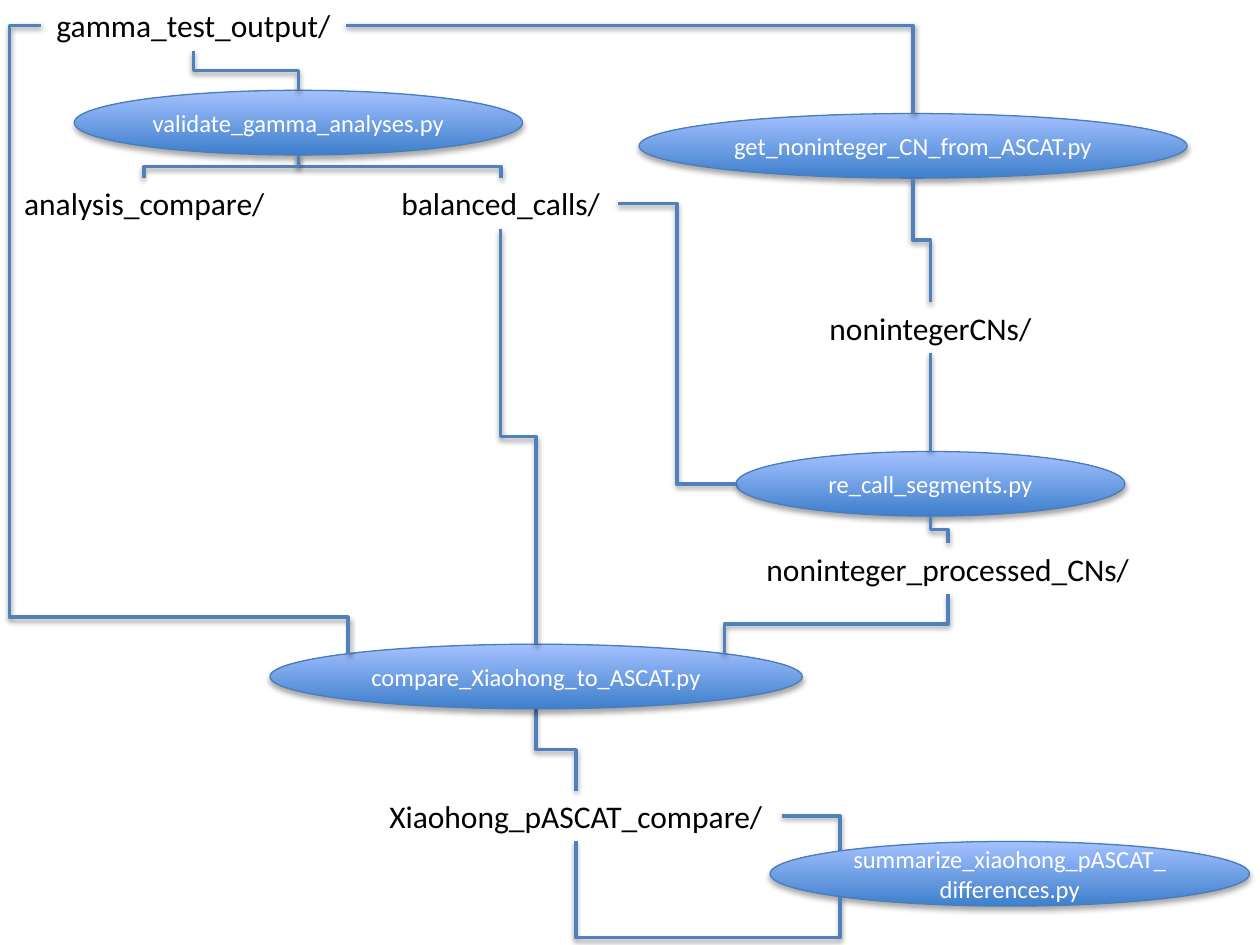
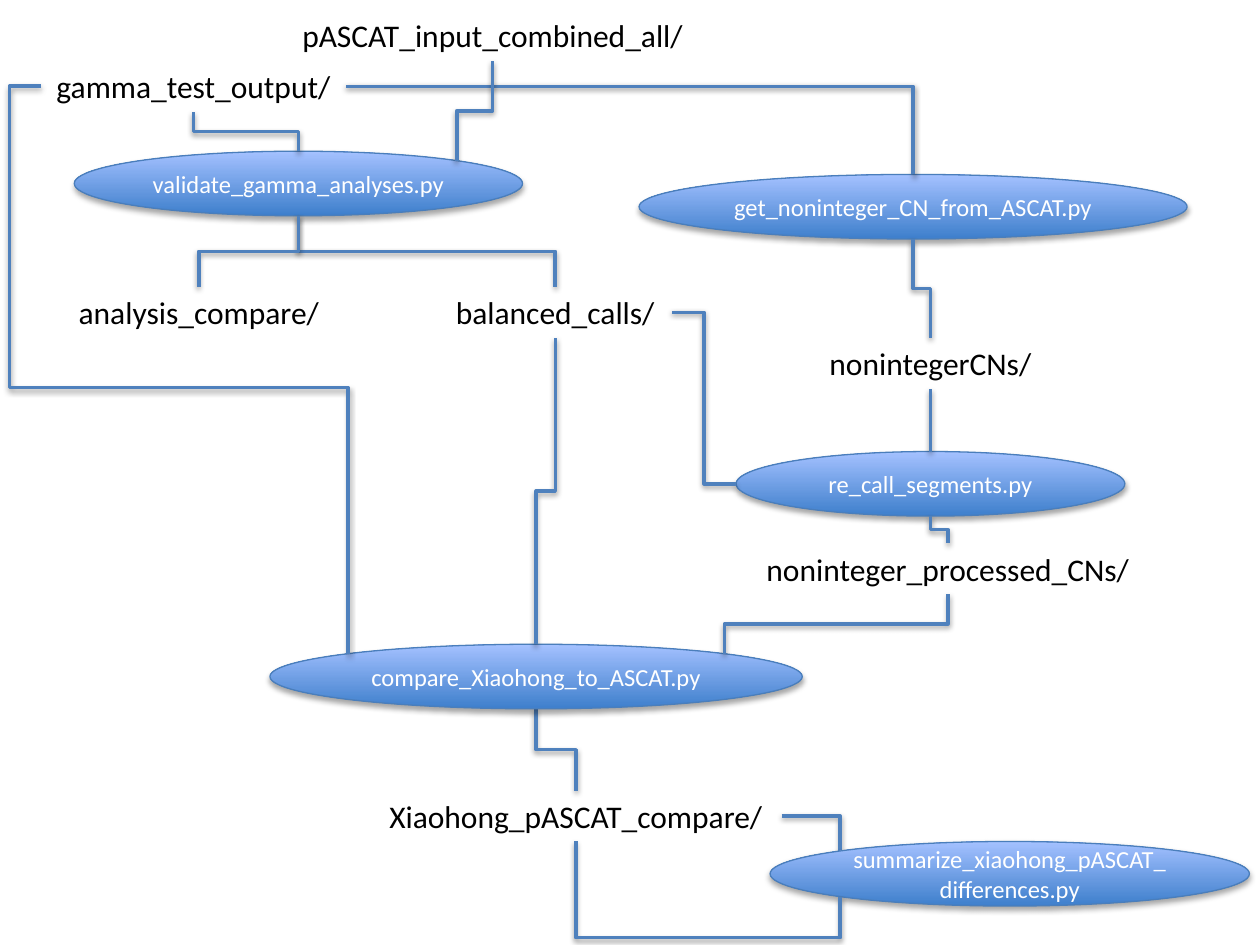
Before and after one commit to luciansmith/kuhner-python, a slide deck: slide 3 of Python program structure.pptx. Drawn at 1260x945 pixels with LibreOffice and Linux fonts; fonts in the diff are those of the drawing. Boxes give left, top, right and bottom in pixels: in the first picture for what was removed or moved away, otherwise in the second. Text is boxed around its words. In the diff, an @@ line names an element or a change of style, - is before the commit and + after.

Commit message:
Wide variety of updates: * Powerpoint updated to reflect most recent flow (and new write-up) * Use 'the difference between Xiaohong and pASCAT' as an evidence category for diploid vs. tetraploid * Catch samples where the accuracy is zero because there was no data to check vs. there was no result at all to check. * Find a couple new tetraploid solutions for some samples.  Write new 'getGammaFor' function in lsl for this purpose. * Check odds calculations for data only available to challenge data.

```diff
--- a/Python program structure.pptx
+++ b/Python program structure.pptx
@@ text added at box(302, 25, 682, 52), 18 pt, text #000000 @@
+pASCAT_input_combined_all/
@@ elbow line moved from (348, 654) - (42, 25) to (348, 654) - (42, 86) @@
@@ elbow line added from (457, 161) to (493, 60), #4F81BD 2 pt @@
@@ 2 ellipses, 2 elbow lines, 1 text: place and size @@
-2 ellipses, 2 elbow lines, 1 text at box(56, 15, 1187, 178)
+2 ellipses, 2 elbow lines, 1 text at box(56, 76, 1187, 238)
@@ elbow line moved from (299, 155) - (145, 178) to (299, 215) - (199, 287) @@
@@ elbow line moved from (299, 155) - (500, 178) to (299, 215) - (556, 287) @@
@@ elbow line moved from (930, 302) - (914, 178) to (930, 338) - (914, 239) @@
@@ text "analysis_compare/": place and size @@
-text "analysis_compare/" at box(24, 193, 264, 220)
+text "analysis_compare/" at box(79, 302, 319, 329)
@@ text "balanced_calls/": place and size @@
-text "balanced_calls/" at box(401, 193, 600, 220)
+text "balanced_calls/" at box(456, 302, 655, 329)
@@ elbow line moved from (736, 484) - (617, 204) to (736, 484) - (672, 312) @@
@@ elbow line moved from (537, 644) - (500, 229) to (537, 644) - (556, 338) @@
@@ text "nonintegerCNs/": place and size @@
-text "nonintegerCNs/" at box(829, 318, 1031, 346)
+text "nonintegerCNs/" at box(829, 353, 1031, 381)
@@ elbow line moved from (930, 451) - (930, 353) to (930, 451) - (930, 388) @@
```
Also in this commit, not shown: 2 other slides changed, 8 other files.
